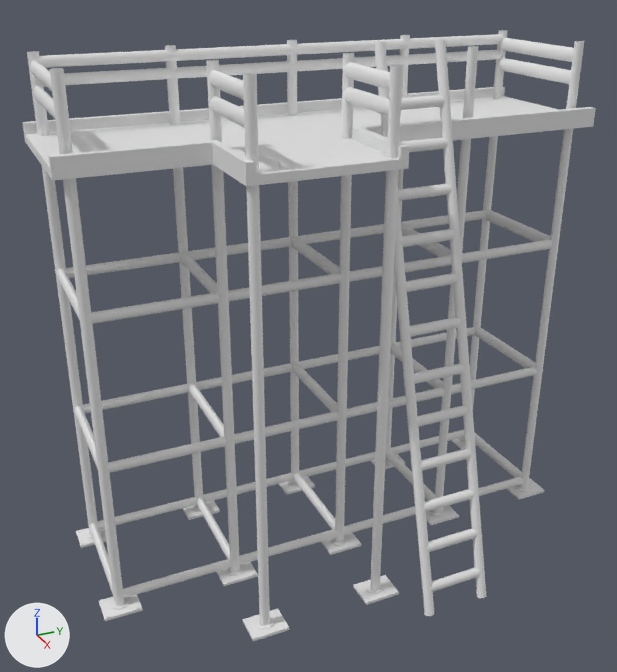
The FBX model Project Oligarch/Assets/Art Assets/Abandoned mine/Scaffolds.fbx: old version first, new version second.
Rendered twice from a camera (50 mm lens) standing at (9.74, -4.96, 4.82) and looking at (-0.16, -0.51, -0.13). The axes (+X, +Y, +Z) are drawn at lower left. The lights are the same throughout. Where no turn or scale is listed for an object, it has been applied to the vertices.

In view in the first picture: 'Scaffold'.
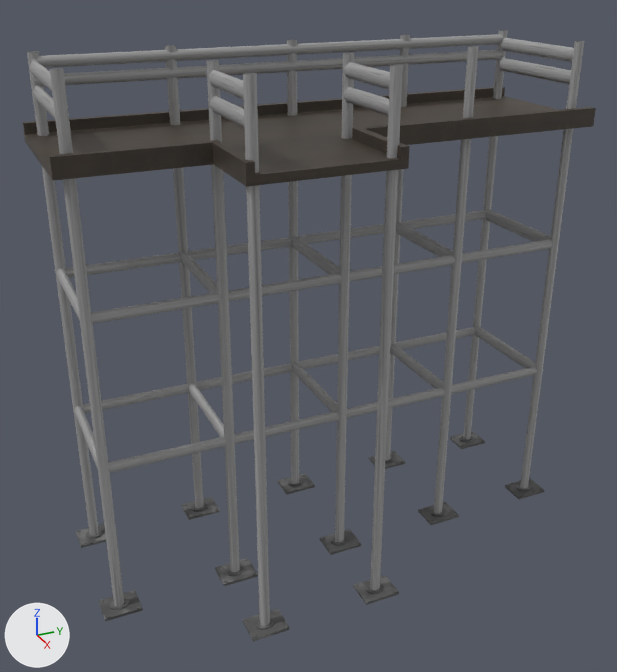
Diff of the bpy script that builds the scene:
```diff
--- a/Project Oligarch/Assets/Art Assets/Abandoned mine/Scaffolds.fbx.py
+++ b/Project Oligarch/Assets/Art Assets/Abandoned mine/Scaffolds.fbx.py
@@ img_materials_2_tif @@
+img_materials_2_tif = load_image('Materials 2.tif', '_unpacked/Materials_2.tif', 512, 512, 'sRGB')
@@ mat_mat @@
+mat_mat = bpy.data.materials.new('Mat')
+# uses the picture img_materials_2_tif
@@ me_mesh @@
 # used by ob_scaffold; location = (0.0, 0.0, 0.0)
-me_mesh.from_pydata(...)  # 4182 vertices, 3275 faces; spans x -1.99..1.99, y -3.77..3.77, z -3.74..3.74
+me_mesh.from_pydata(...)  # 3478 vertices, 2907 faces; spans x -1.99..1.4, y -3.77..3.77, z -3.73..3.62
+# me_mesh part 1: 21 loose pieces with 704 vertices, spanning x -1.8..1.99, y -3.59..3.54, z -3.74..3.74, are deleted
+# me_mesh part 2: 2875 faces spanning x -1.99..1.4, y -3.77..3.77, z -3.73..3.62 switch from no material to mat_mat
```

Location of each change, [x1, y1, x2, y2] in pixels of the pictures (617 x 672 px):
part 1 of me_mesh, deleted: before [89, 39, 523, 616]
part 2 of me_mesh, recoloured: [22, 30, 596, 641] in both
